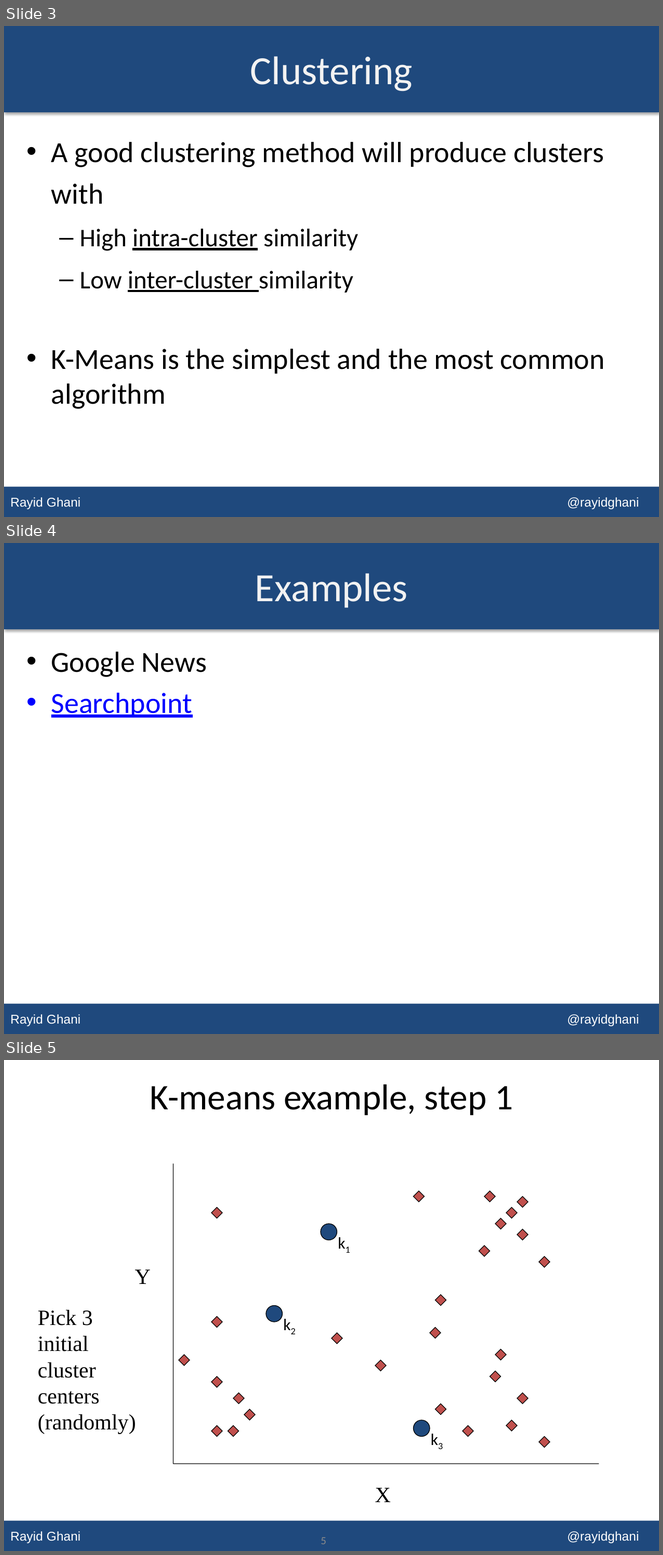
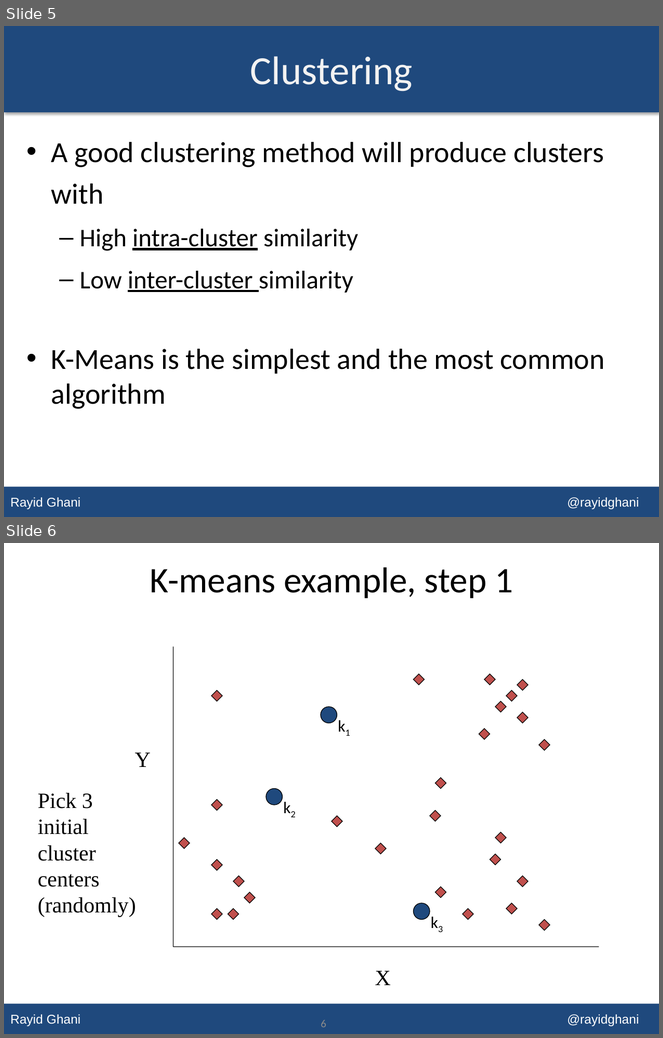
Before and after one commit to dssg/MLforPublicPolicy, a slide deck: Lectures/Lecture 09 - Unsupervised Learning.pptx. Shown one above the other, each under a label of ours: slides 3, 4 and 5 before the commit, slides 5 and 6 after it. The pictures are 663x1555 and 663x1038 pixels, drawn with LibreOffice and Linux fonts; fonts in the diff are those of the drawing. Boxes give left, top, right and bottom in pixels: in the first picture for what was removed or moved away, otherwise in the second. Text is boxed around its words. In the diff, an @@ line names an element or a change of style, - is before the commit and + after.

```diff
--- a/Lectures/Lecture 09 - Unsupervised Learning.pptx
+++ b/Lectures/Lecture 09 - Unsupervised Learning.pptx
@@ slide 4 removed at <box>4,543,659,1034</box>, background #FFFFFF; not listed: 2 template elements that a slide beside it also shows @@
@@ title removed at <box>255,573,408,608</box> @@
-Examples
@@ text removed at <box>51,652,207,718</box> @@
-• Google News
-• Searchpoint
@@ what was slide 3 is now slide 5 @@
@@ what was slide 5 is now slide 6 @@
@@ page number at <box>321,1020,326,1028</box>: text changed @@
-5
+6
```
Also in this commit, not shown: 7 slides changed, 8 slides added, 1 other slide removed.
